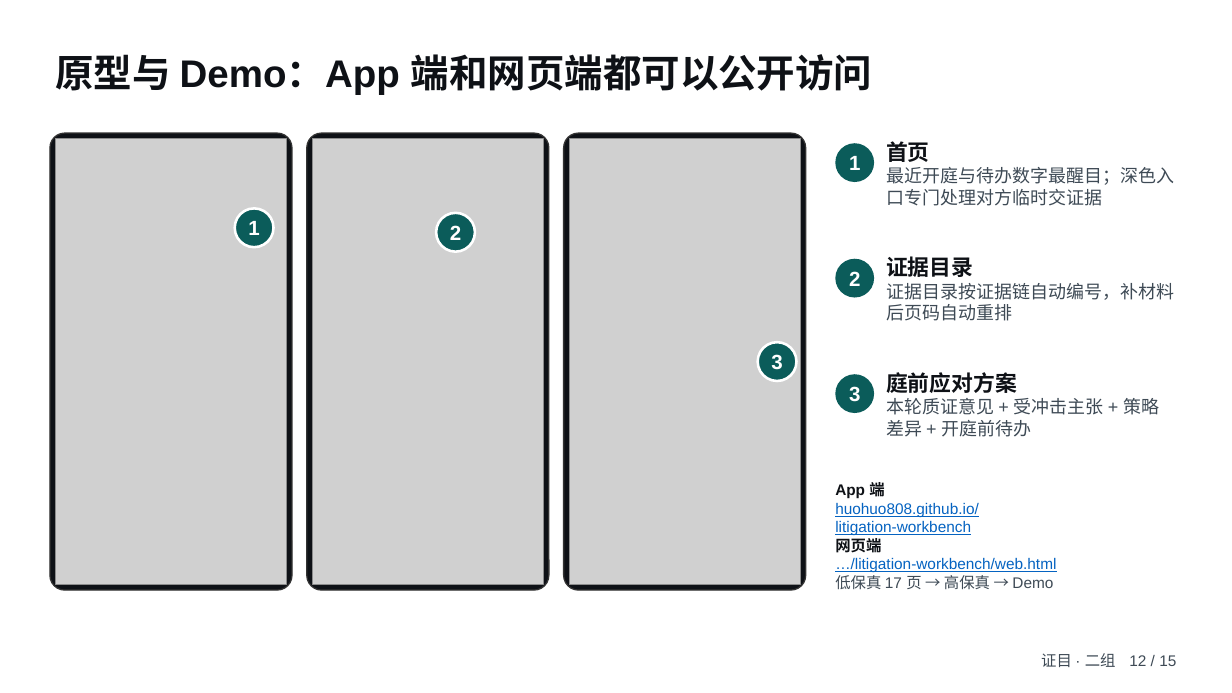
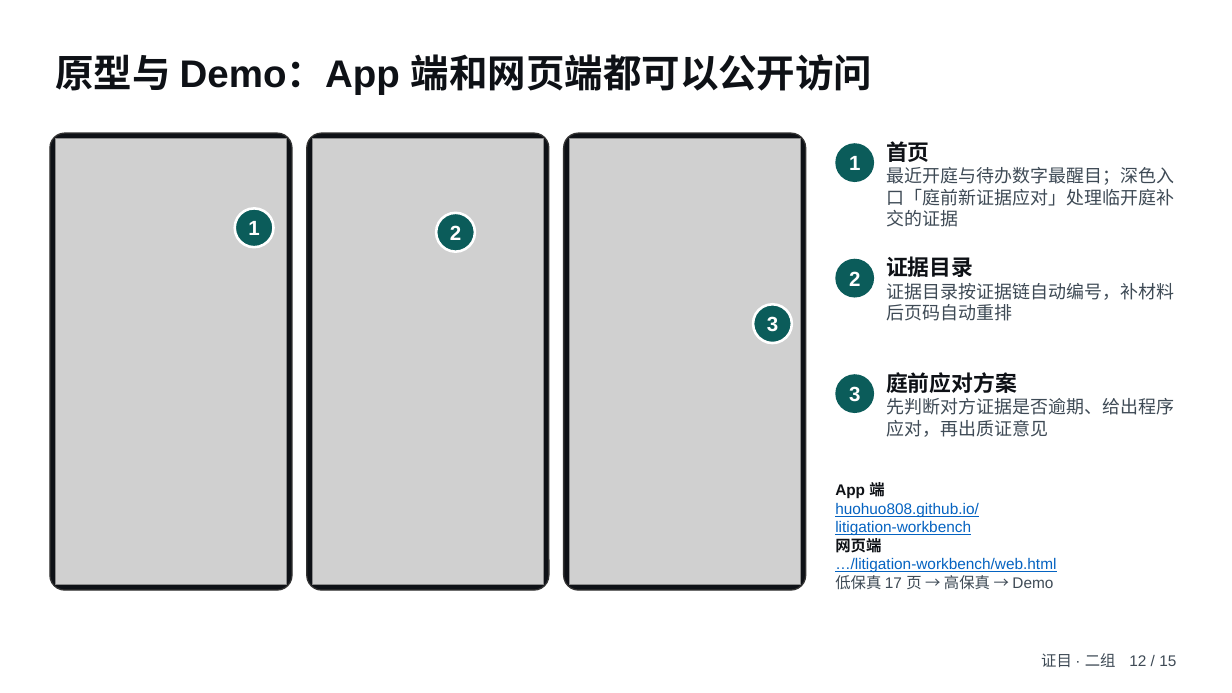
Before and after one commit to huohuo808/litigation-workbench, a slide deck: slide 12 of 06-汇报PPT（含讲稿）.pptx. Drawn at 1232x693 pixels with LibreOffice and Linux fonts; fonts in the diff are those of the drawing; grey boxes stand for pictures. Boxes give left, top, right and bottom in pixels: in the first picture for what was removed or moved away, otherwise in the second. Text is boxed around its words. In the diff, an @@ line names an element or a change of style, - is before the commit and + after.

Commit message:
PPT 第12页：首页截图与讲稿改用「庭前新证据应对」

```diff
--- a/06-汇报PPT（含讲稿）.pptx
+++ b/06-汇报PPT（含讲稿）.pptx
@@ text at (886,167,1174,227): text changed @@
-最近开庭与待办数字最醒目；深色入口专门处理对方临时交证据
+最近开庭与待办数字最醒目；深色入口「庭前新证据应对」处理临开庭补交的证据
@@ ellipse "3": place and size @@
-ellipse "3" at (758,342,797,381)
+ellipse "3" at (753,304,792,343)
@@ text at (886,398,1174,437): text changed @@
-本轮质证意见 + 受冲击主张 + 策略差异 + 开庭前待办
+先判断对方证据是否逾期、给出程序应对，再出质证意见
```
